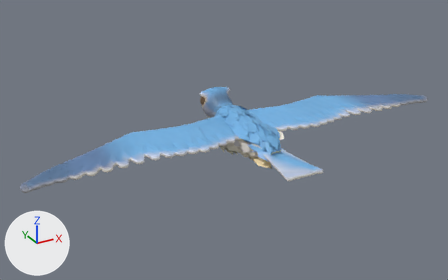
The glTF model game/art/models/peregrine_falcon.glb: old version first, new version second.
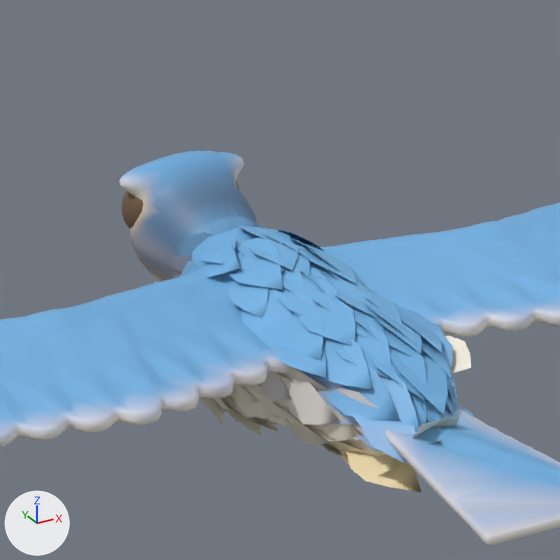
Each version appears first whole from a camera (50 mm lens) standing at (-0.728, -1.209, 1.023) and looking at (-0.06, 0.007, 0.415), and next in a close-up on the part from 38% to 68% of the width and 18% to 66% of the height. Arrows for +X, +Y and +Z are at lower left; the lights stay in place. The older version's two pictures come first. Vertices at exactly the same position are counted once.

The first close-up shows 'peregrine_falcon_movie'.
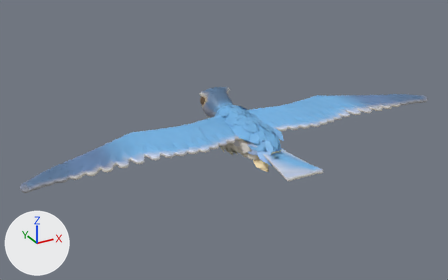
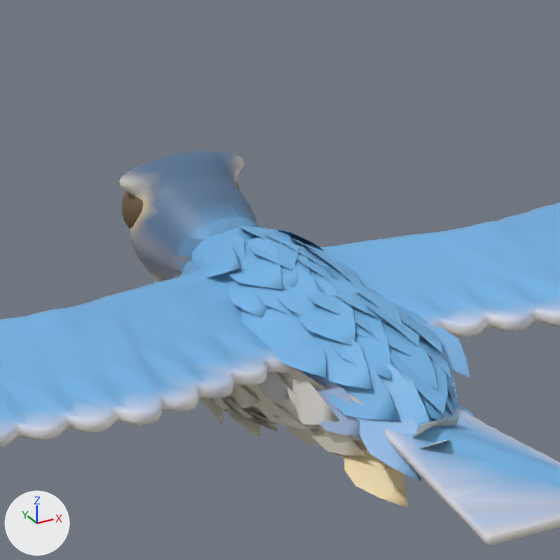
Location of each change, (x1, y1, x2, y2) in pixels of the close-ups (560 x 560 px; the box of a moved part takes in the faces that stretch with it):
part 1 of me_peregrine_falcon_movie, moved or reshaped
    before: (378, 459, 400, 475)
    after: (297, 257, 346, 282)
part 2 of me_peregrine_falcon_movie, moved or reshaped
    before: (298, 254, 357, 284)
    after: (421, 323, 470, 378)
part 3 of me_peregrine_falcon_movie, moved or reshaped (not visible afterwards)
    before: (434, 330, 452, 372)
part 4 of me_peregrine_falcon_movie, moved or reshaped
    before: (180, 232, 214, 260)
    after: (391, 390, 441, 420)
part 5 of me_peregrine_falcon_movie, moved or reshaped
    before: (408, 391, 426, 425)
    after: (202, 235, 245, 265)
part 6 of me_peregrine_falcon_movie, moved or reshaped (mostly hidden afterwards)
    before: (314, 287, 375, 311)
    after: (240, 385, 252, 407)
part 7 of me_peregrine_falcon_movie, moved or reshaped (not visible afterwards)
    before: (231, 385, 267, 419)
part 8 of me_peregrine_falcon_movie, moved or reshaped (mostly hidden before)
    before: (338, 450, 350, 465)
    after: (294, 310, 319, 342)
part 9 of me_peregrine_falcon_movie, moved or reshaped
    before: (275, 310, 323, 360)
    after: (310, 425, 366, 456)
part 10 of me_peregrine_falcon_movie, moved or reshaped
    before: (310, 402, 363, 442)
    after: (347, 394, 365, 440)
part 11 of me_peregrine_falcon_movie, moved or reshaped
    before: (338, 388, 379, 440)
    after: (388, 345, 439, 391)
part 12 of me_peregrine_falcon_movie, moved or reshaped (not visible afterwards)
    before: (366, 345, 426, 400)
part 13 of me_peregrine_falcon_movie, moved or reshaped
    before: (181, 260, 196, 276)
    after: (272, 381, 318, 429)
part 14 of me_peregrine_falcon_movie, moved or reshaped (not visible afterwards)
    before: (275, 375, 302, 423)
part 15 of me_peregrine_falcon_movie, moved or reshaped
    before: (154, 265, 471, 492)
    after: (155, 258, 460, 508)
part 16 of me_peregrine_falcon_movie, recoloured
    before: (119, 151, 471, 492)
    after: (119, 151, 470, 508)

Patch to the scene script:
```diff
--- a/game/art/models/peregrine_falcon.glb.py
+++ b/game/art/models/peregrine_falcon.glb.py
@@ me_peregrine_falcon_movie @@
 me_peregrine_falcon_movie.from_pydata(...)  # 11126 vertices, 19600 faces; spans x -0.556..0.556, y -0.256..0.201, z -0.066..0.072
+# me_peregrine_falcon_movie part 1: the loose piece of 9 vertices spanning x -0.027..-0.001, y -0.132..-0.078, z -0.037..-0.018 is multiplied about its middle by the matrix ((-0.672, -0.001, -0.74), (0.136, 0.983, -0.125), (0.728, -0.185, -0.661)), then moved by (0.028, 0.116, 0.074)
+# me_peregrine_falcon_movie part 2: the loose piece of 9 vertices spanning x 0.005..0.032, y -0.014..0.039, z 0.04..0.05 is multiplied about its middle by the matrix ((0.963, 0.036, -0.268), (-0.104, 0.965, -0.242), (0.25, 0.261, 0.932)), then moved by (0.023, -0.088, -0.026)
+# me_peregrine_falcon_movie part 3: the loose piece of 9 vertices spanning x 0.02..0.049, y -0.101..-0.05, z 0.01..0.025 is multiplied about its middle by the matrix ((-0.848, -0.042, 0.528), (0.08, 0.975, 0.206), (-0.524, 0.217, -0.824)), then moved by (-0.008, 0.039, -0.05)
+# me_peregrine_falcon_movie part 4: the loose piece of 9 vertices spanning x -0.032..-0.01, y 0.06..0.108, z 0.021..0.045 is multiplied about its middle by the matrix ((0.737, -0.105, 0.668), (0.117, 0.993, 0.027), (-0.666, 0.058, 0.744)), then moved by (0.018, -0.197, -0.014)
+# me_peregrine_falcon_movie part 5: the loose piece of 9 vertices spanning x -0.022..0.004, y -0.136..-0.09, z 0.002..0.027 is multiplied about its middle by the matrix ((0.949, 0.282, -0.145), (-0.172, 0.843, 0.51), (0.266, -0.459, 0.848)), then moved by (-0.015, 0.173, 0.028)
+# me_peregrine_falcon_movie part 6: the loose piece of 9 vertices spanning x -0.015..0.016, y -0.068..-0.011, z 0.036..0.044 is multiplied about its middle by the matrix ((-0.219, -0.074, -0.973), (-0.134, 0.99, -0.045), (0.966, 0.12, -0.227)), then moved by (-0.046, 0.038, -0.054)
+# me_peregrine_falcon_movie part 7: the loose piece of 9 vertices spanning x -0.053..-0.039, y -0.034..0.027, z -0.035..-0.003 is multiplied about its middle by the matrix ((-0.719, -0.34, -0.606), (-0.512, 0.849, 0.131), (0.471, 0.404, -0.784)), then moved by (0.088, 0.082, 0.013)
+# me_peregrine_falcon_movie part 8: the loose piece of 9 vertices spanning x -0.028..-0.014, y -0.114..-0.074, z -0.037..-0.014 is multiplied about its middle by the matrix ((0.422, 0.057, 0.905), (-0.232, 0.972, 0.048), (-0.876, -0.23, 0.424)), then moved by (-0.007, 0.053, 0.056)
+# me_peregrine_falcon_movie part 9: the loose piece of 9 vertices spanning x -0.045..-0.02, y -0.072..-0.019, z 0.026..0.041 is multiplied about its middle by the matrix ((0.369, -0.178, -0.912), (0.029, 0.983, -0.18), (0.929, 0.04, 0.367)), then moved by (-0.005, -0.038, -0.046)
+# me_peregrine_falcon_movie part 10: the loose piece of 9 vertices spanning x -0.042..-0.029, y -0.107..-0.058, z -0.02..0.006 is multiplied about its middle by the matrix ((0.964, -0.106, 0.243), (0.105, 0.994, 0.014), (-0.243, 0.012, 0.97)), then moved by (0.007, -0.017, 0.007)
+# me_peregrine_falcon_movie part 11: the loose piece of 9 vertices spanning x -0.037..-0.017, y -0.126..-0.076, z -0.012..0.017 is multiplied about its middle by the matrix ((0.114, -0.147, 0.983), (-0.039, 0.988, 0.152), (-0.993, -0.056, 0.107)), then moved by (0.032, 0.003, 0.023)
+# me_peregrine_falcon_movie part 12: the loose piece of 9 vertices spanning x -0.017..0.014, y -0.127..-0.072, z 0.016..0.034 is multiplied about its middle by the matrix ((-0.148, -0.143, 0.979), (0.147, 0.975, 0.165), (-0.978, 0.168, -0.123)), then moved by (0.047, 0.093, -0.036)
+# me_peregrine_falcon_movie part 13: the loose piece of 9 vertices spanning x -0.045..-0.031, y 0.052..0.099, z 0.008..0.033 is multiplied about its middle by the matrix ((0.87, -0.278, -0.407), (0.256, 0.961, -0.109), (0.421, -0.009, 0.907)), then moved by (-0.005, -0.129, -0.027)
+# me_peregrine_falcon_movie part 14: the loose piece of 9 vertices spanning x -0.047..-0.038, y -0.079..-0.03, z -0.018..0.009 is multiplied about its middle by the matrix ((0.894, 0.215, -0.394), (-0.233, 0.973, 0.002), (0.384, 0.09, 0.919)), then moved by (0.012, 0.142, 0.003)
+# me_peregrine_falcon_movie part 15: 324 of 11126 vertices moved; they spanned x -0.058..0.059, y -0.156..0.152, z -0.058..0.048 and now span x -0.058..0.059, y -0.167..0.152, z -0.065..0.051; mean shift (0.001, -0.002, 0.0); largest move (-0.025, 0.056, -0.054) -> (-0.005, -0.156, 0.004)
+# me_peregrine_falcon_movie part 16: 1002 kept faces spanning x -0.058..0.059, y -0.167..0.188, z -0.065..0.072 get new vertex colours
 me_peregrine_falcon_movie.materials.append(mat_defaultmaterial)
```
